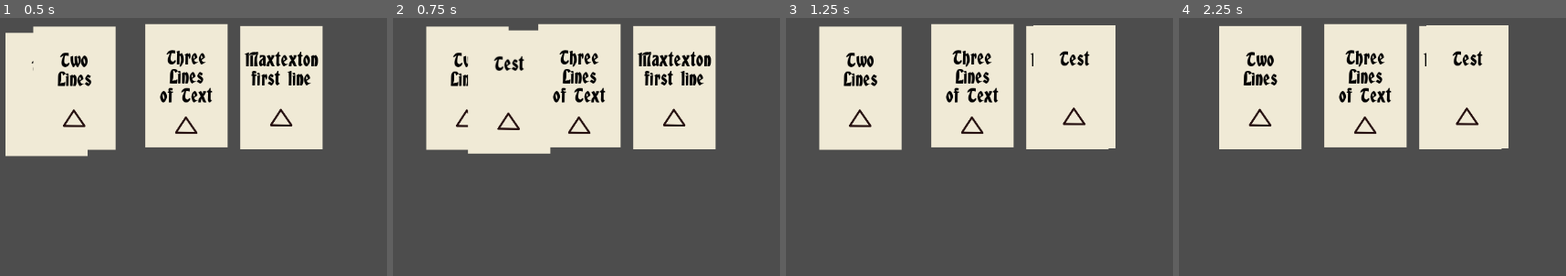
Above: before the commit, frames 1-4 (left to right).
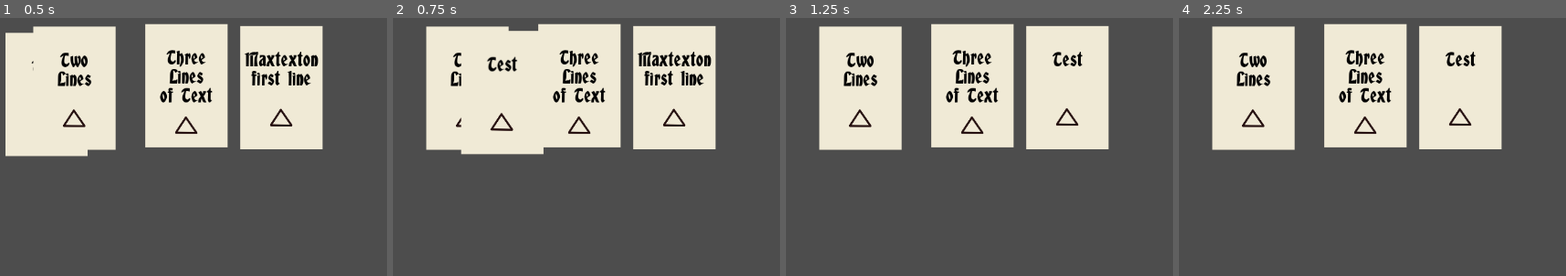
Above: after the commit, the same moments.

Repository: Ytlander/timeline-stories
Game: Godot game, scene res://Scenes/main.tscn
Two runs of this game, one before a commit and one after it. Both use one fixed random seed, a clock stepped at 60 frames per second and the inputs below.
Inputs (mouse positions are in pixels of both pictures, inside the frame that each line leads up to):
- Up to frame 1 (0.5 s): no input
- Up to frame 2 (0.75 s): tap Enter at 0.5 s; drag from (439, 95) to (675, 87) at 0.52 s
- Up to frame 3 (1.25 s): no input
- Up to frame 4 (2.25 s): drag from (1461, 87) to (1252, 87) at 1.27 s; tap Space at 2 s; press the mouse at (1252, 87) at 2.03 s

Frame 1 is identical in both runs. In frame 2, 1.1% of the frame differs, in the area x 17-41%, y 4-54%; in frame 3, 1.6%; in frame 4, 4.7%, in the area x 8-86%, y 2-52%.

Commit message:
add mouse offset and hidden
The card doesn't snap to the middle anymore but stays offset relative to the mouse when the card is grabbed. The mouse cursor is also hidden when dragging a card.

Diff:
--- a/Scripts/card_manager.gd
+++ b/Scripts/card_manager.gd
@@ -5,22 +5,27 @@
 var clicked_cards: Array
 var dragged_card: Area2D
 var lerp_speed: int = 25
+var mouse_offset: Vector2
 
 func _ready():
 	EventBus.card_clicked.connect(_on_card_clicked)
 
 func _physics_process(delta):
 		if dragged_card != null:
+			Input.set_mouse_mode(Input.MOUSE_MODE_HIDDEN)
 			check_overlapping_cards()
-			dragged_card.global_position = lerp(dragged_card.global_position, get_global_mouse_position(), lerp_speed * delta)
+			var target_position = get_global_mouse_position() - mouse_offset
+			dragged_card.global_position = lerp(dragged_card.global_position, target_position, lerp_speed * delta)
 
 		if click_to_drop == false:
 			if Input.is_action_just_released("left_click"):
+				Input.set_mouse_mode(Input.MOUSE_MODE_VISIBLE)
 				dragged_card = null
 				clicked_cards.clear()
 
 		if Input.is_action_just_pressed("left_click"):
 			if click_to_drop && dragged_card != null:
+				Input.set_mouse_mode(Input.MOUSE_MODE_VISIBLE)
 				dragged_card = null
 				clicked_cards.clear()
 
@@ -43,11 +48,17 @@
 				dragged_card = get_highest_z_level_card(clicked_cards)
 			else:
 				dragged_card = clicked_cards[0]
+		## Getting the mouse offset so that card doesn't snap to the center
+		if dragged_card:
+			var mouse_position = get_global_mouse_position()
+			mouse_offset = mouse_position - dragged_card.global_position
 
+##This sorts an array based on Z index. Maybe move this into a utility function in the future? Could be used for multiple things.
 func get_highest_z_level_card(cards: Array):
 	cards.sort_custom(func(a, b): return a.z_index > b.z_index)
 
 	return cards[0]
 
+##This will fire once for every overlapping card that is clicked on. Therefore we save all the cards in an array
 func _on_card_clicked(card):
 	clicked_cards.append(card)
--- a/Scripts/story_card.gd
+++ b/Scripts/story_card.gd
@@ -1,6 +1,6 @@
 extends Area2D
 
-
+##Tells the Card Manager that the card has been clicked
 func _on_input_event(viewport, event, shape_idx):
 	if Input.is_action_just_pressed("left_click"):
 		EventBus.card_clicked.emit(self)
